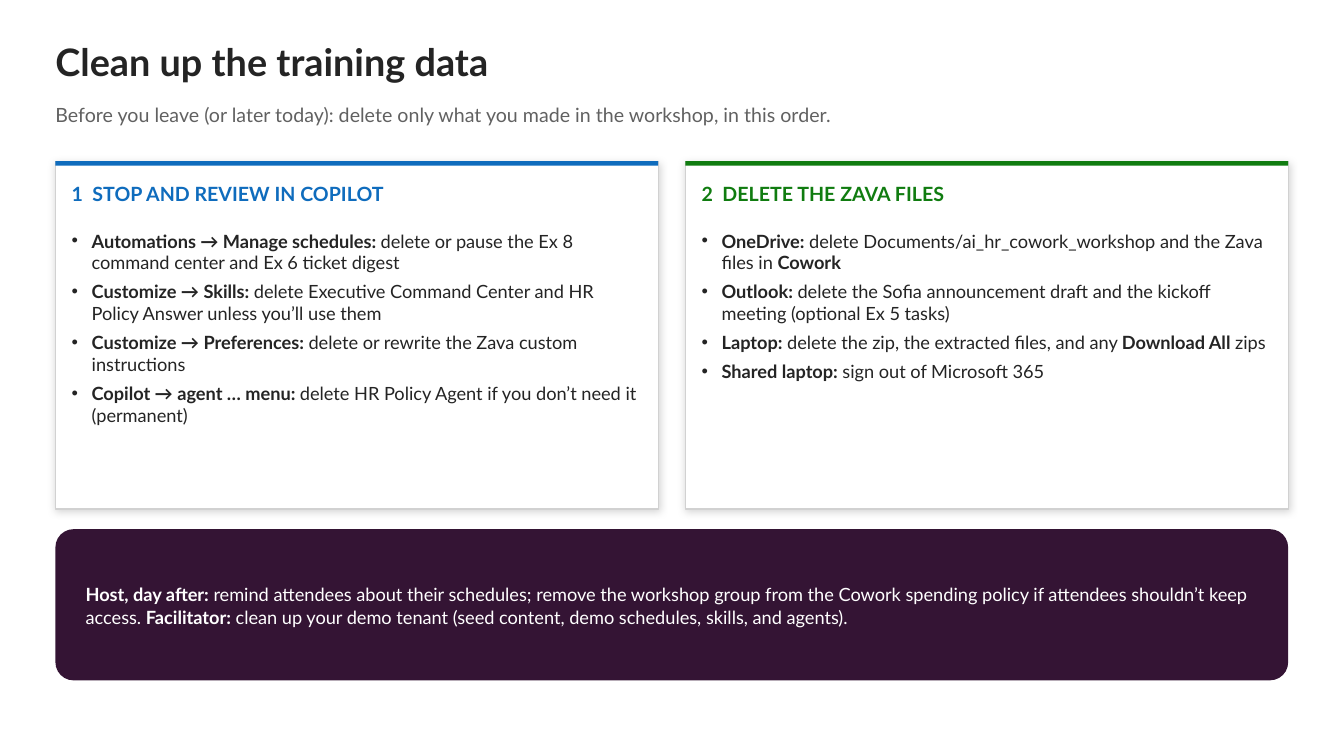
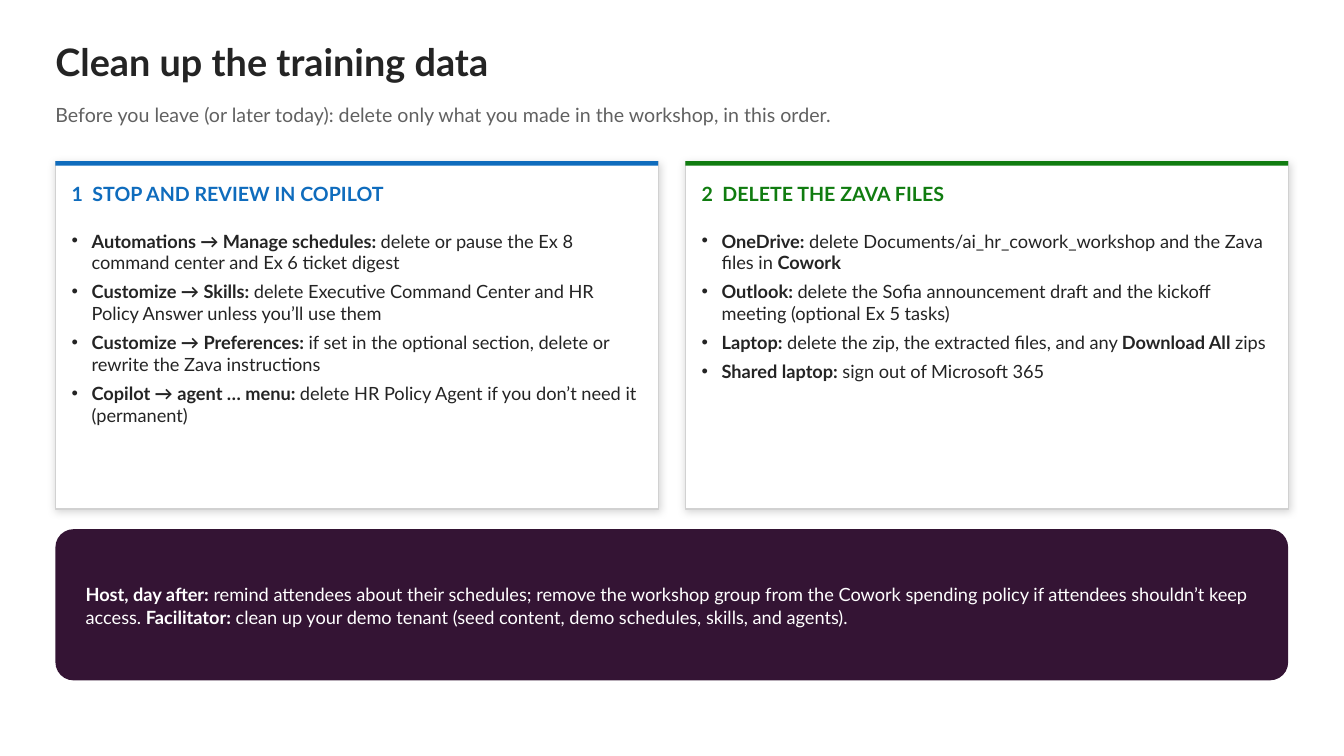
Before and after one commit to ragage/ai_hr_cowork_workshop, a slide deck: slide 56 of instructor/instructor-deck.pptx. Drawn at 1344x756 pixels with LibreOffice and Linux fonts; fonts in the diff are those of the drawing. Boxes give left, top, right and bottom in pixels: in the first picture for what was removed or moved away, otherwise in the second. Text is boxed around its words. In the diff, an @@ line names an element or a change of style, - is before the commit and + after.

```diff
--- a/instructor/instructor-deck.pptx
+++ b/instructor/instructor-deck.pptx
@@ text at (x1=92, y1=335, x2=610, y2=371): text changed @@
-• Customize → Preferences: delete or rewrite the Zava custom instructions
+• Customize → Preferences: if set in the optional section, delete or rewrite the Zava instructions
```
Also in this commit, not shown: 10 other slides changed, 17 other files.
